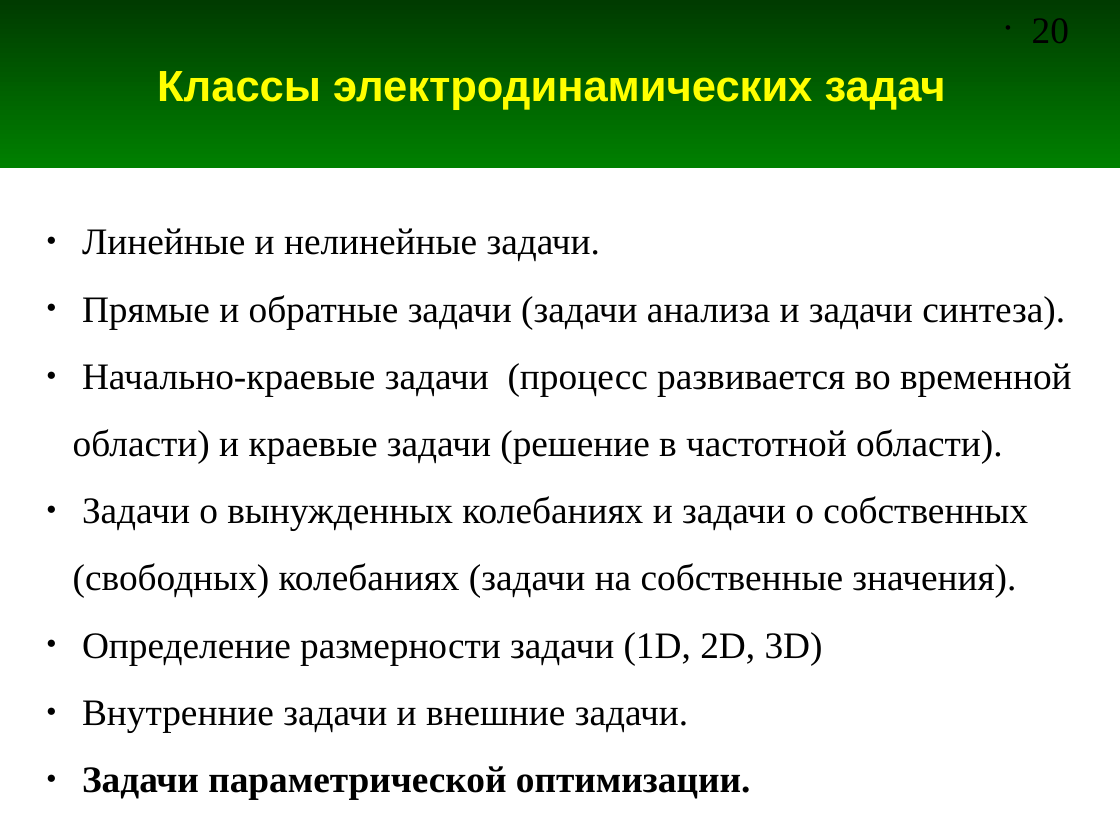
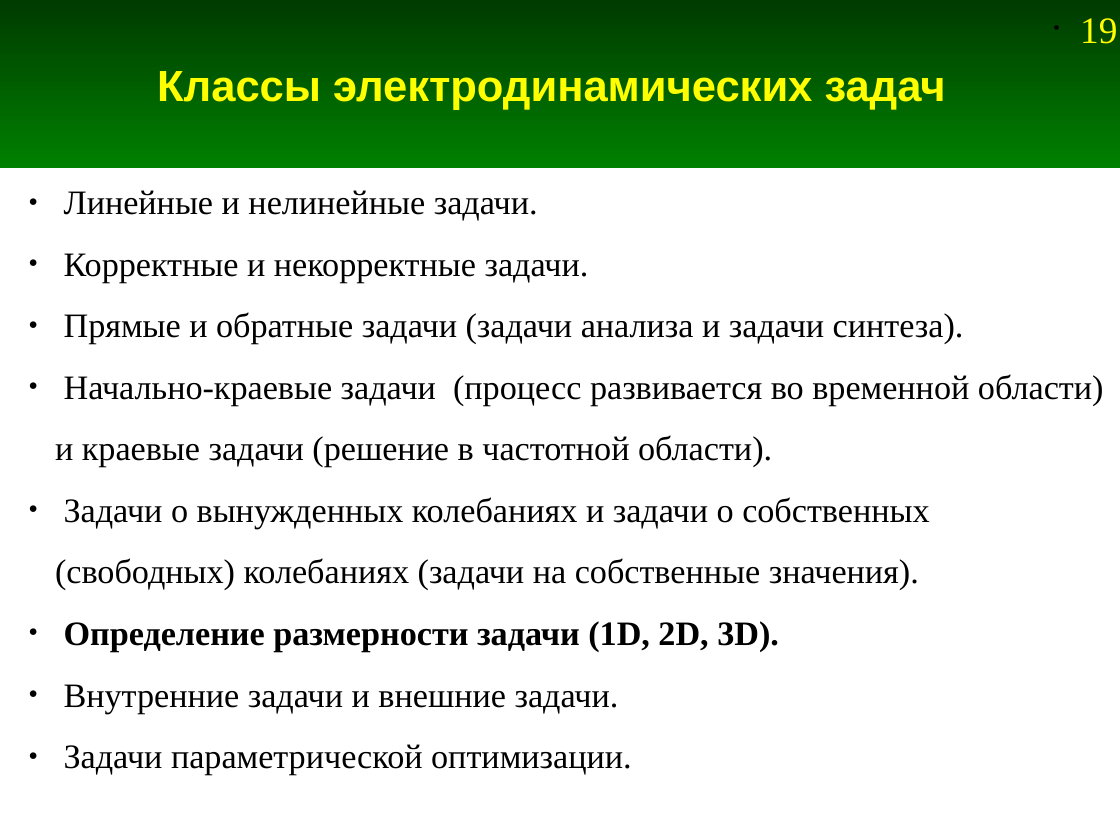
Before and after one commit to andris0147sv/modelling, a slide deck: slide 19 of presentations/1. Problem Statement.odp (slide 20 before the commit). Drawn at 1120x840 pixels with LibreOffice and Linux fonts; fonts in the diff are those of the drawing. Boxes give left, top, right and bottom in pixels: in the first picture for what was removed or moved away, otherwise in the second. Text is boxed around its words. In the diff, an @@ line names an element or a change of style, - is before the commit and + after.

```diff
--- a/presentations/1. Problem Statement.odp
+++ b/presentations/1. Problem Statement.odp
@@ page number removed at bbox=[1032, 18, 1069, 43] @@
-• 20
@@ page number added at bbox=[1080, 18, 1117, 44], 24 pt, text #FFFF00 @@
+• 19
@@ text "Линейные и нелинейные задачи.": place and size @@
-text "Линейные и нелинейные задачи." at bbox=[73, 228, 1072, 799]
+text "Линейные и нелинейные задачи." at bbox=[55, 190, 1104, 775]
@@ text at bbox=[55, 190, 1104, 775]: size 24 to 22 pt in "Линейные и нелинейные задачи.", "Прямые и обратные задачи (задачи анализа и ...", "Начально-краевые задачи (процесс развивается во временной об ...", "Задачи о вынужденных колебаниях и задачи о ..." and 2 more places; bold off in "Задачи параметрической оптимизации." @@
@@ text at bbox=[64, 253, 589, 283]: paragraph added @@
+● Корректные и некорректные задачи.
@@ text at bbox=[64, 621, 779, 652]: text changed; size 24 to 22 pt; bold on @@
-● Определение размерности задачи (1D, 2D, 3D)
+● Определение размерности задачи (1D, 2D, 3D).
```
Also in this commit, not shown: 42 other slides changed, 7 slides added, 4 other files.
